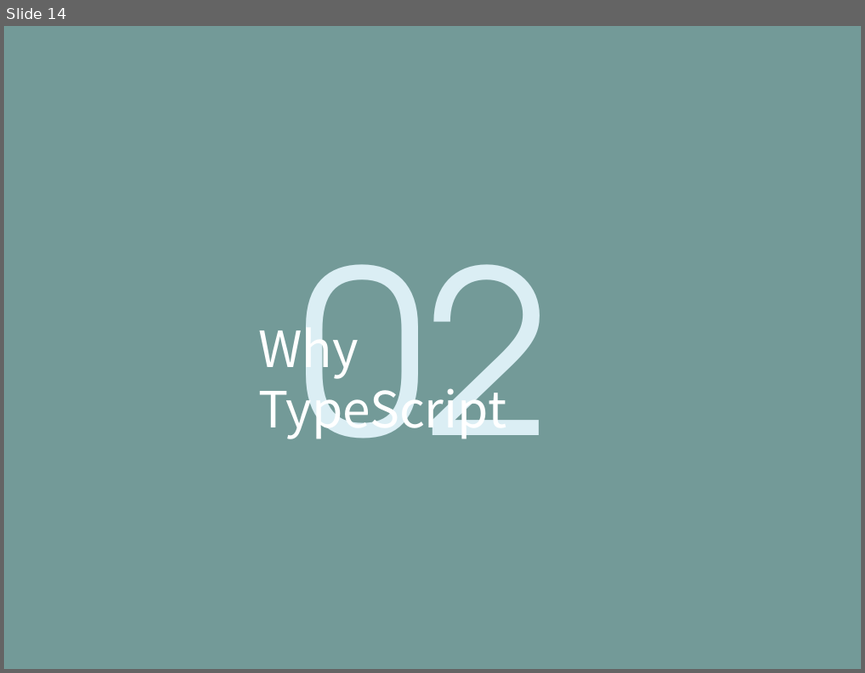
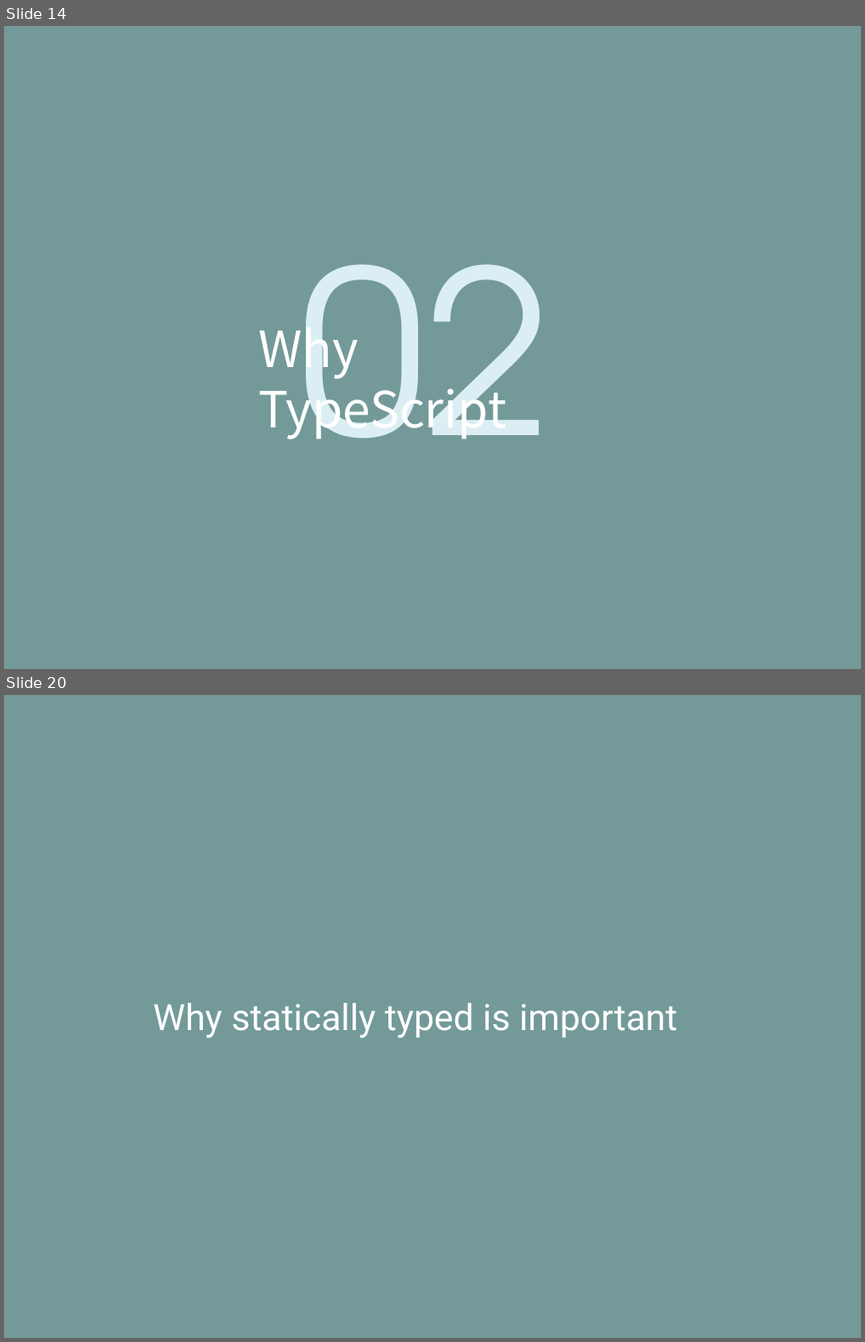
Before and after one commit to life0727/blog, a slide deck: ppt/typescript.pptx. Shown one above the other, each under a label of ours: slide 14 before the commit, slides 14 and 20 after it; the slides between them are not shown. The pictures are 865x673 and 865x1342 pixels, drawn with LibreOffice and Linux fonts; fonts in the diff are those of the drawing. Boxes give left, top, right and bottom in pixels: in the first picture for what was removed or moved away, otherwise in the second. Text is boxed around its words. In the diff, an @@ line names an element or a change of style, - is before the commit and + after.

```diff
--- a/ppt/typescript.pptx
+++ b/ppt/typescript.pptx
@@ slide 20 added at [4,695,861,1338], background #739A98 @@
@@ text added at [153,1003,677,1038], 48 pt, text #FFFFFF @@
+Why statically typed is important
```
Also in this commit, not shown: 10 other slides added, 6 slides removed, 1 other file.
